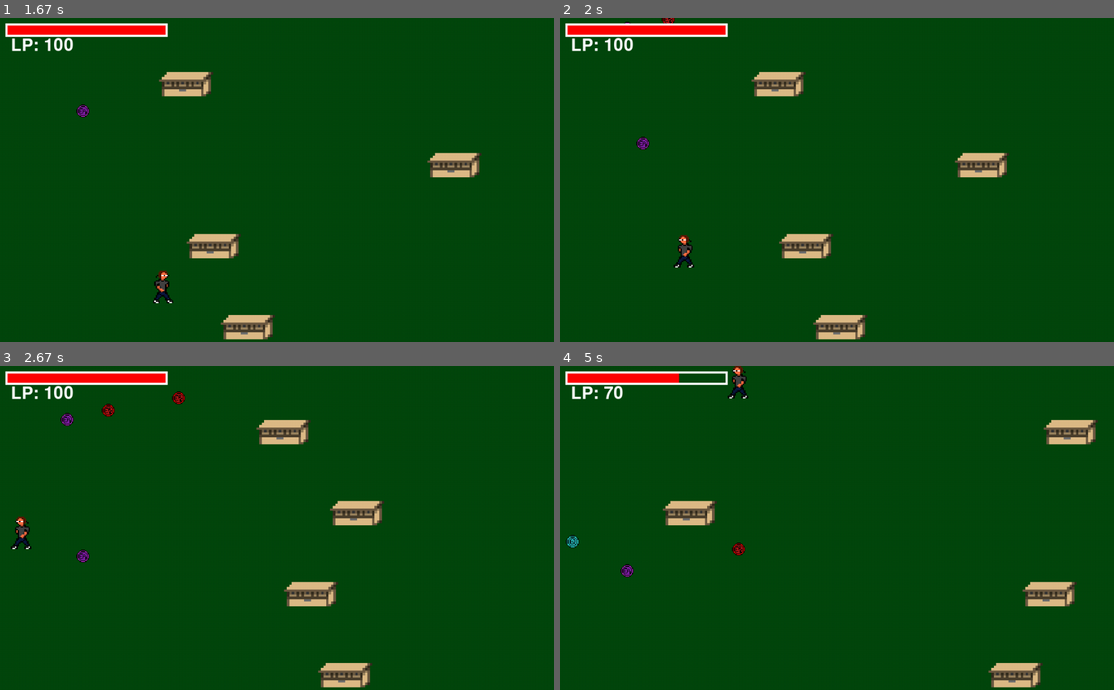
Above: before the commit, frames 1-4 (two rows, left to right).
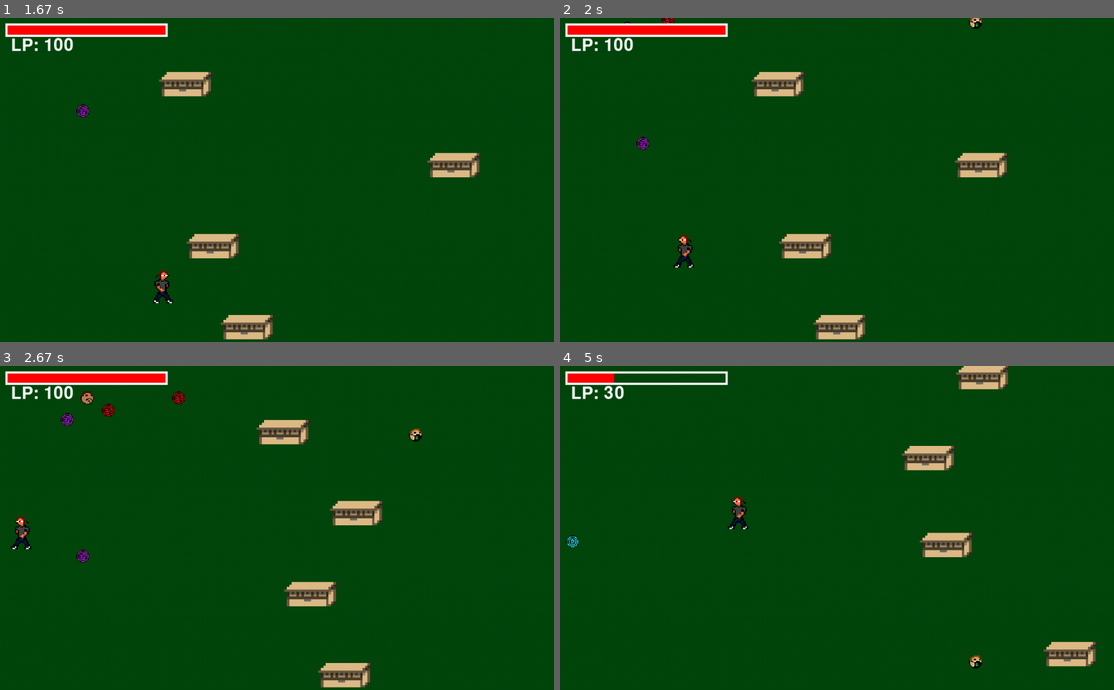
Above: after the commit, the same moments.

Repository: DeLucca990/Projeto_Final_Dsoft
Game: pygame game, started from jogo_pygame.py
Two runs of this game, one before a commit and one after it. Both use one fixed random seed, a clock stepped at 60 frames per second and the inputs below.
Inputs:
- Up to frame 1 (1.67 s): tap Space at 0.33, 1.3, 1.6 s; hold Right 0.73-1.2 s; hold Right from 1.23 s (still down)
- Up to frame 2 (2 s): release Right at 1.7 s; hold Left from 1.73 s (still down); tap Space at 1.8 s
- Up to frame 3 (2.67 s): tap Space at 2.1, 2.37 s; release Left at 2.27 s; hold Left from 2.3 s (still down)
- Up to frame 4 (5 s): tap Space at 2.67, 2.8, 3.1, 3.47, 3.77, 3.97, 4.27, 4.47, 4.77, 4.97 s; release Left at 2.7 s; hold Right 2.73-3.37 s; hold Left 3.4-3.87 s; hold Right 3.9-4.37 s; hold Right 4.4-4.87 s; hold Left from 4.9 s (still down)

Frame 1 is identical in both runs. In frame 2, less than 0.1% of the frame differs, in the area x 73-77%, y 0-4%; in frame 3, 0.2%; in frame 4, 6.4%, in the area x 8-98%, y 0-100%.

Commit message:
movimentando o cenário

Diff:
--- a/jogo_pygame.py
+++ b/jogo_pygame.py
@@ -86,7 +86,7 @@
         if random.random()<0.05:
             novo_ep1=Ep1(grupo_de_play,grupo_de_ep)
             novo_ep2=Ep2(grupo_de_play,grupo_de_ep)
-        if random.random()<0.001:
+        if random.random()<0.01:
             novo_pedro=Pedro(grupo_de_play,grupo_de_monitores)
             novo_marcio=Marcio(grupo_de_play,grupo_de_monitores)
 
@@ -106,11 +106,25 @@
         if abs(jogador.rect.bottom-plat_movel.rect.top)<tolerancia_colisao:
             jogador.rect.y-=2
             jogador.vel_y=2
-            jogador.vel_x=1
+            jogador.vel_x=2
             jogador.rect.x+=plat_movel.vel_x
         if abs(jogador.rect.right-plat_movel.rect.left)<tolerancia_colisao:
             jogador.vel_x=0
             jogador.rect.right=plat_movel.rect.left
+
+    #Movimento do cenário:
+    if jogador.rect.top<=ALTURA/2.5:
+        jogador.rect.y+=abs(jogador.vel_y)
+        for plat in grupo_de_plataforma:
+            plat.rect.y+=abs(jogador.vel_y)
+            if plat.rect.top>=ALTURA:
+                plat.kill()
+
+    while len(grupo_de_plataforma)<4:
+        larg=random.randrange(50,100)
+        p=Plataforma(random.randrange(10,900-larg),random.randrange(-75,-30))
+        grupo_de_plataforma.add(p)
+
     #Colisão quizz:
     if len(colisao_jogador_quizz)>0:
         jogador.obter_dano(100)
